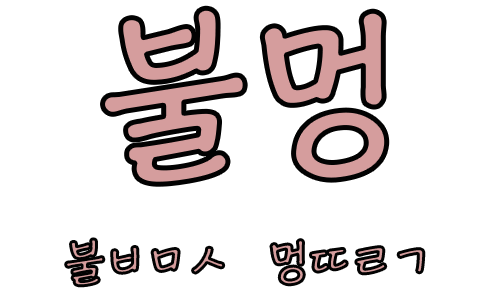
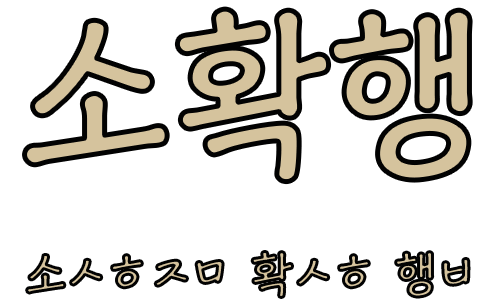
The second 500px x 300px image is a revision of the first. Changes to its layers:
renamed "불ㅂㅁㅅ 멍ㄸㄹㄱ" to "소ㅅㅎㅈㅁ 확ㅅㅎ 행ㅂ", painted on it over [left=26, top=239, right=469, bottom=298]
renamed "불멍" to "소확행", painted on it over [left=24, top=8, right=471, bottom=185]
